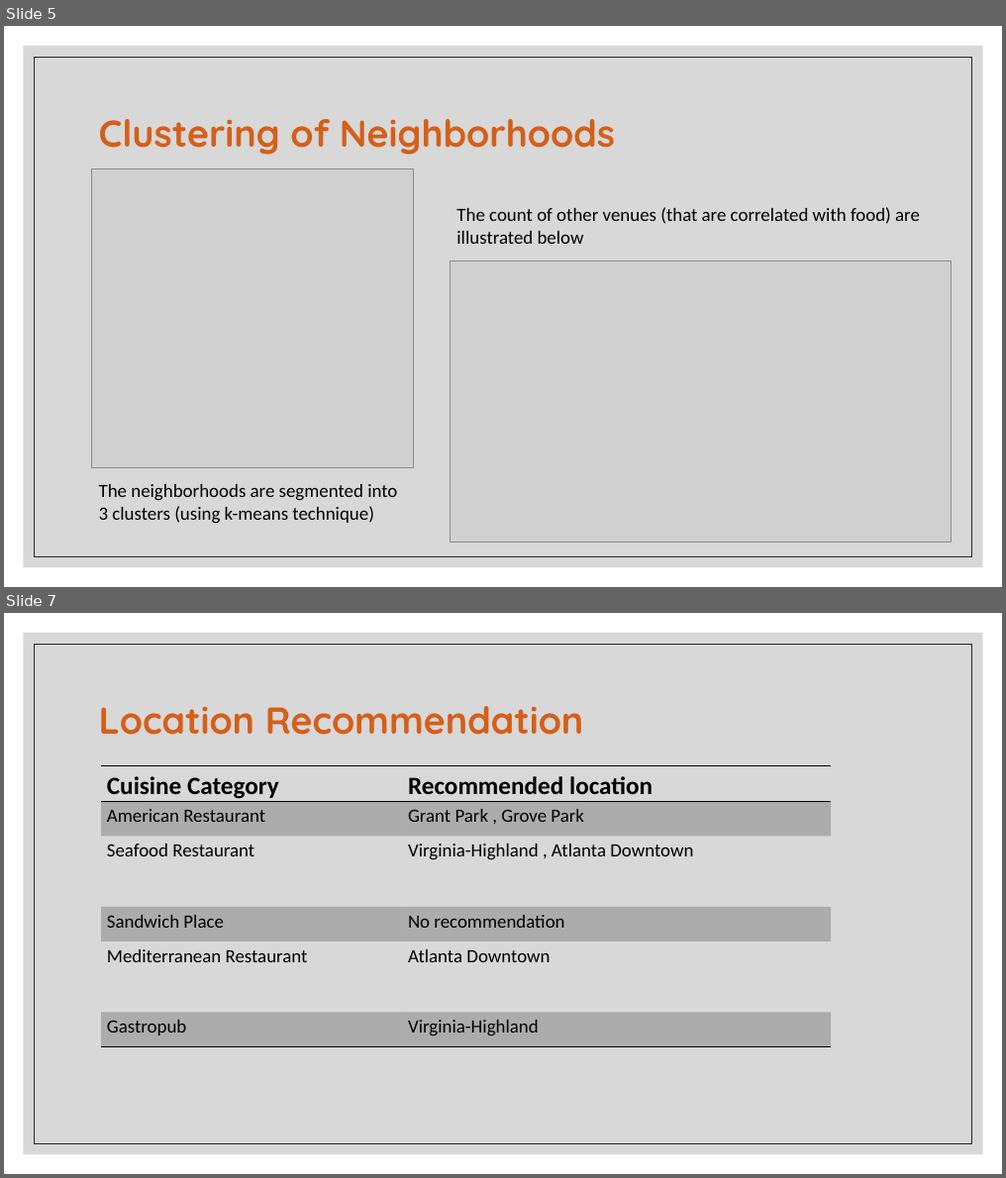
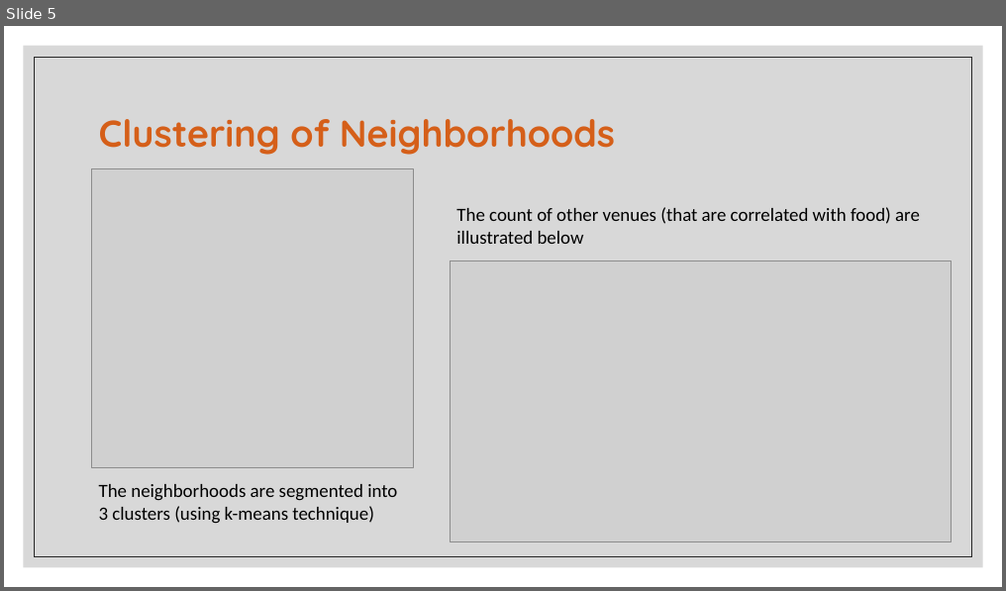
Before and after one commit to sdutt9i/Applied-Data-Science-Capstone, a slide deck: The Palate of atlanta.pptx. Shown one above the other, each under a label of ours: slides 5 and 7 before the commit, slide 5 after it; the slides between them are not shown. The pictures are 1006x1178 and 1006x591 pixels, drawn with LibreOffice and Linux fonts; fonts in the diff are those of the drawing; grey boxes stand for pictures. Boxes give left, top, right and bottom in pixels: in the first picture for what was removed or moved away, otherwise in the second. Text is boxed around its words. In the diff, an @@ line names an element or a change of style, - is before the commit and + after.

```diff
--- a/The Palate of atlanta.pptx
+++ b/The Palate of atlanta.pptx
@@ slide 7 removed at bbox=[4, 613, 1002, 1174], background #FFFFFF; not listed: 2 template elements that a slide beside it also shows @@
@@ title removed at bbox=[99, 706, 584, 735] @@
-Location Recommendation
@@ table removed at bbox=[101, 766, 831, 1048], 6 rows, 2 columns @@
-Cuisine Category | Recommended location
-American Restaurant | Grant Park , Grove Park
-Seafood Restaurant | Virginia-Highland , Atlanta Downtown
-Sandwich Place | No recommendation
-Mediterranean Restaurant | Atlanta Downtown
-Gastropub | Virginia-Highland
```
Also in this commit, not shown: 1 slide changed, 2 slides added.
